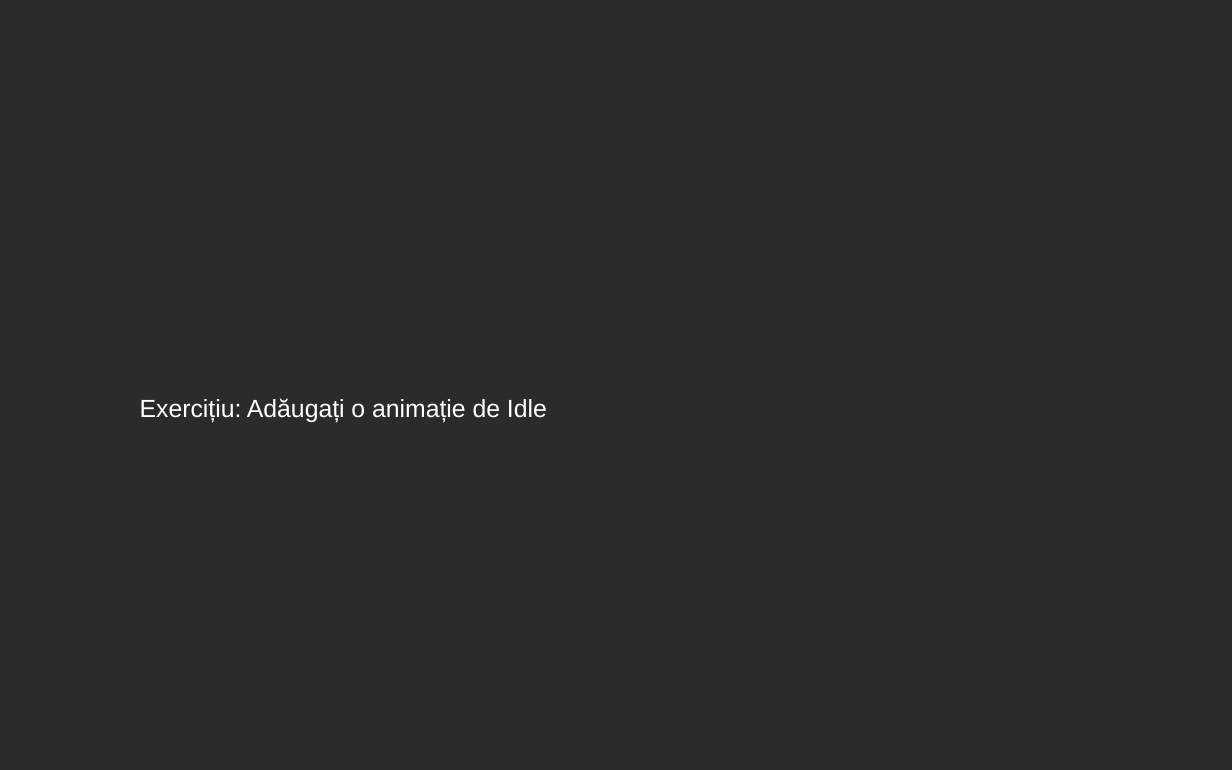
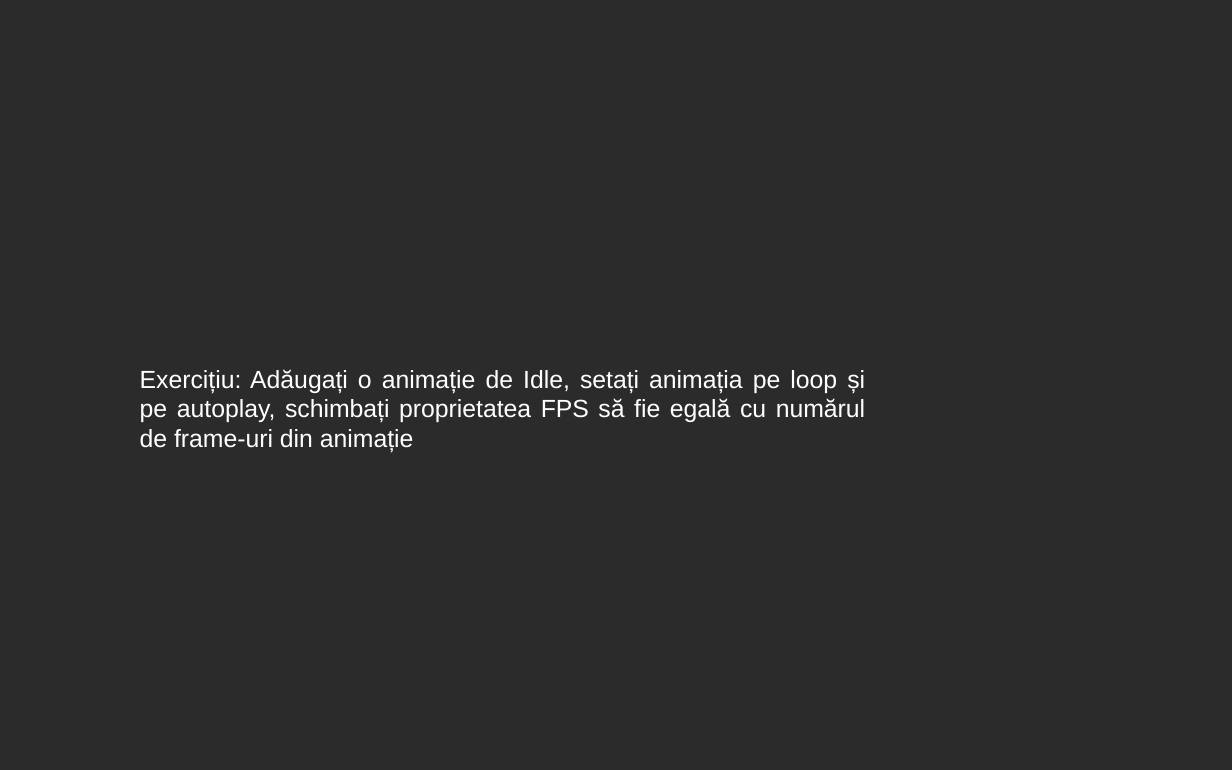
Before and after one commit to 0xspiderr/gdc-upt-presentations, a slide deck: slide 69 of presentation_1/1_introducere_in_godot.odp. Drawn at 1232x770 pixels with LibreOffice and Linux fonts; fonts in the diff are those of the drawing; background and template pictures are left out; a plain dark background stands for a picture behind light text. Boxes give left, top, right and bottom in pixels: in the first picture for what was removed or moved away, otherwise in the second. Text is boxed around its words. In the diff, an @@ line names an element or a change of style, - is before the commit and + after.

```diff
--- a/presentation_1/1_introducere_in_godot.odp
+++ b/presentation_1/1_introducere_in_godot.odp
@@ text at [140,369,865,453]: text changed @@
-Exercițiu: Adăugați o animație de Idle
+Exercițiu: Adăugați o animație de Idle, setați animația pe loop și pe autoplay, schimbați proprietatea FPS să fie egală cu numărul de frame-uri din animație
```
Also in this commit, not shown: 4 slides added, 1 other file.
